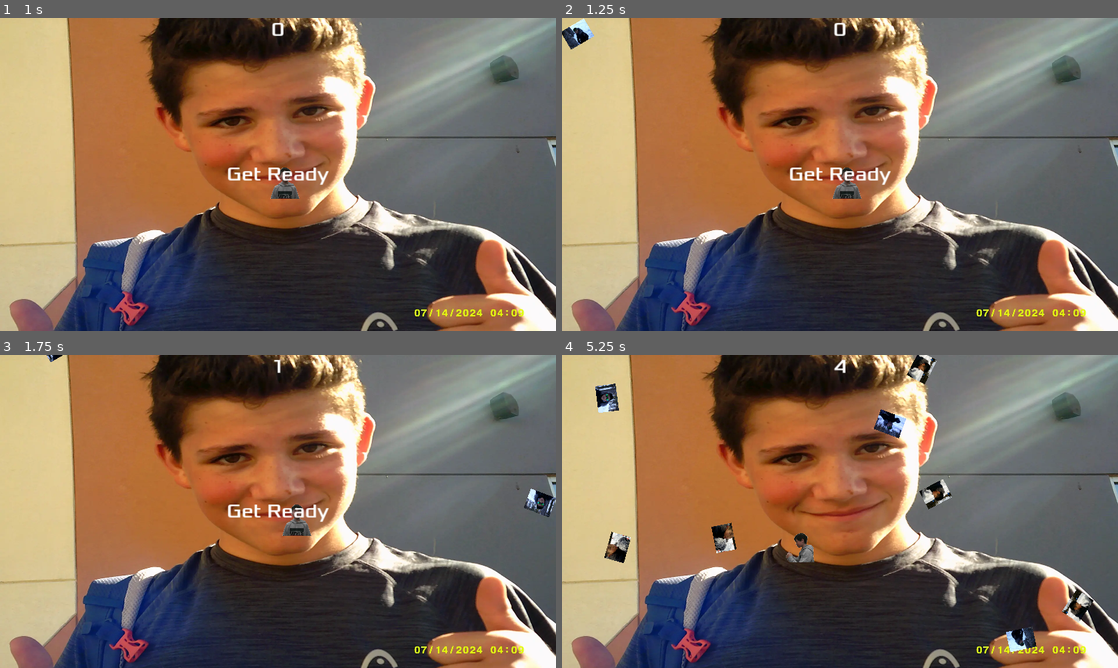
Above: before the commit, frames 1-4 (two rows, left to right).
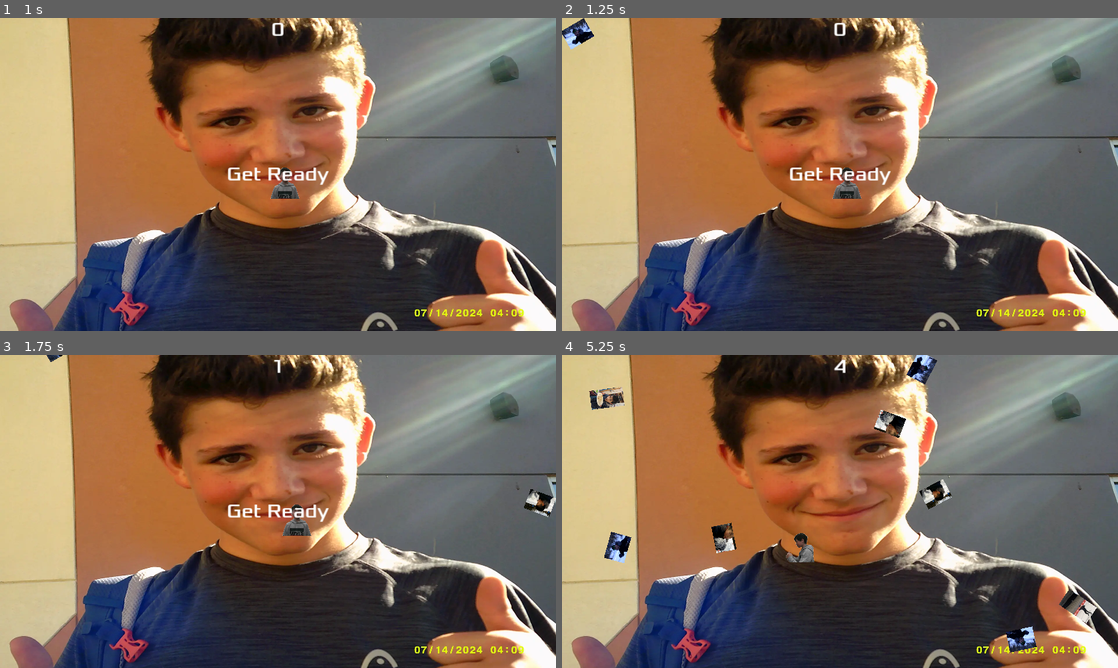
Above: after the commit, the same moments.

Repository: DodgeTheDarins/Dodge-The-Darins
Game: Godot game, scene res://main.tscn
The game is run twice, just before and just after one commit, with the same random seed, the same clock (stepped at 60 frames per second) and the same inputs.
Inputs:
- Up to frame 1 (1 s): click "Start" at 0.5 s
- Up to frame 2 (1.25 s): no input
- Up to frame 3 (1.75 s): hold Right (move_right) from 1.28 s (still down); hold A (a) from 1.28 s (still down); tap D (d) at 1.55 s
- Up to frame 4 (5.25 s): release Right (move_right) at 2.03 s; release A (a) at 2.03 s; hold Down (move_down) 2.03-2.78 s; tap D (d) at 2.1, 4.55, 5.1 s; tap S (s) at 2.3 s; hold Right (move_right) 2.78-3.53 s; hold S (s) 2.78-3.53 s; tap W (w) at 3.05, 3.6 s; hold Up (move_up) 3.53-4.28 s; tap A (a) at 3.8 s; hold A (a) 4.28-5.03 s; hold Left (move_left) from 4.28 s (still down)

Frame 1 is identical in both runs. In frame 2, 0.2% of the frame differs, in the area x 0-6%, y 0-10%; in frame 3, 0.3%; in frame 4, 2.0%, in the area x 4-97%, y 0-96%.

Commit message:
more darin types

Diff:
--- a/mob.tscn
+++ b/mob.tscn
@@ -1,6 +1,8 @@
-[gd_scene load_steps=9 format=3 uid="uid://beyt7vvav8jw2"]
+[gd_scene load_steps=11 format=3 uid="uid://beyt7vvav8jw2"]
 
 [ext_resource type="Script" path="res://mob.gd" id="1_l0df3"]
+[ext_resource type="Texture2D" uid="uid://c8att74ehxtvf" path="res://art/paget1.png" id="2_o2bmi"]
+[ext_resource type="Texture2D" uid="uid://xtung068adjf" path="res://art/paget2.png" id="3_2qaen"]
 [ext_resource type="Texture2D" uid="uid://hr6pnp8rfhvd" path="res://art/DSCF0075.png" id="4_hwehs"]
 [ext_resource type="Texture2D" uid="uid://c8wg1qkqufhw" path="res://art/DSCF0078.png" id="5_j7j4c"]
 [ext_resource type="Texture2D" uid="uid://de05nxa7svqoa" path="res://art/DSCF0085.png" id="6_jchdp"]
@@ -9,6 +11,17 @@
 
 [sub_resource type="SpriteFrames" id="SpriteFrames_1vdek"]
 animations = [{
+"frames": [{
+"duration": 1.0,
+"texture": ExtResource("2_o2bmi")
+}, {
+"duration": 1.0,
+"texture": ExtResource("3_2qaen")
+}],
+"loop": true,
+"name": &"Paget 1",
+"speed": 5.0
+}, {
 "frames": [{
 "duration": 1.0,
 "texture": ExtResource("6_pp6wd")
@@ -46,9 +59,7 @@
 
 [node name="AnimatedSprite2D" type="AnimatedSprite2D" parent="."]
 sprite_frames = SubResource("SpriteFrames_1vdek")
-animation = &"Snow Darin 2"
-frame = 1
-frame_progress = 0.514531
+animation = &"Paget 1"
 
 [node name="VisibleOnScreenNotifier2D" type="VisibleOnScreenNotifier2D" parent="."]
 
Binary file added: art/paget1.png
Not shown, added: art/paget1.png.import
Binary file added: art/paget2.png
Not shown, added: art/paget2.png.import
Not shown, changed: .gitignore
